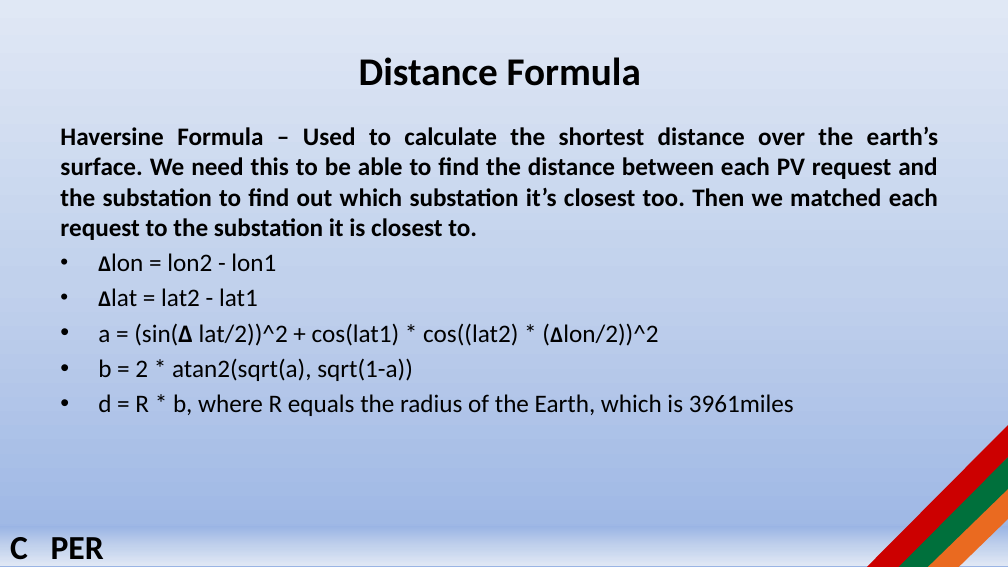
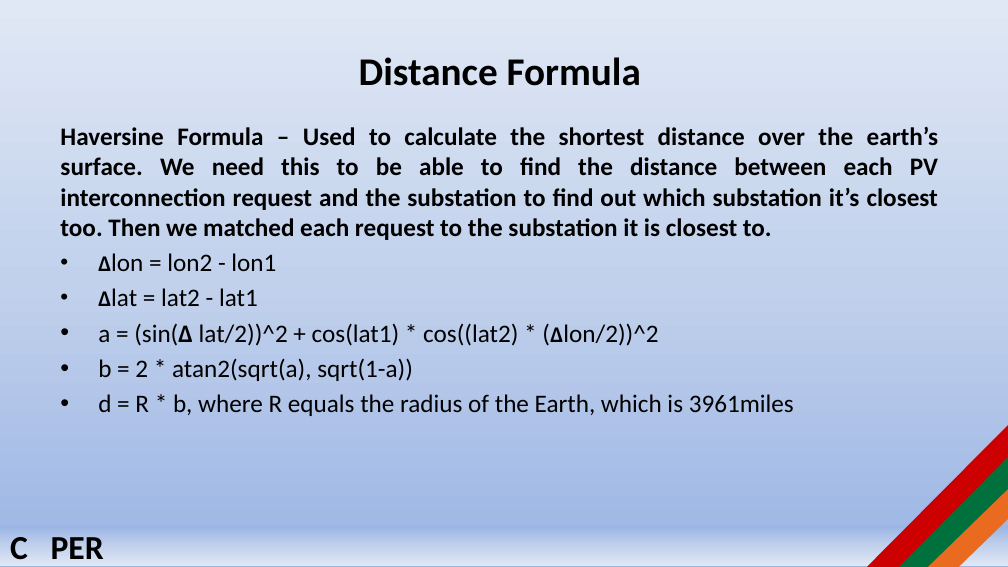
Before and after one commit to jlavall1/CAPER, a slide deck: slide 5 of 10_Momo/CAPER_3.25.2016_MoreyAgnew.pptx. Drawn at 1008x567 pixels with LibreOffice and Linux fonts; fonts in the diff are those of the drawing; background and template pictures are left out. Boxes give left, top, right and bottom in pixels: in the first picture for what was removed or moved away, otherwise in the second. Text is boxed around its words. In the diff, an @@ line names an element or a change of style, - is before the commit and + after.

```diff
--- a/10_Momo/CAPER_3.25.2016_MoreyAgnew.pptx
+++ b/10_Momo/CAPER_3.25.2016_MoreyAgnew.pptx
@@ text at <box>60,127,938,240</box>: text changed @@
-Haversine Formula – Used to calculate the shortest distance over the earth’s surface. We need this to be able to find the distance between each PV request and the substation to find out which substation it’s closest too. Then we matched each request to the substation it is closest to.
+Haversine Formula – Used to calculate the shortest distance over the earth’s surface. We need this to be able to find the distance between each PV interconnection request and the substation to find out which substation it’s closest too. Then we matched each request to the substation it is closest to.
```
Also in this commit, not shown: 3 other slides changed.
